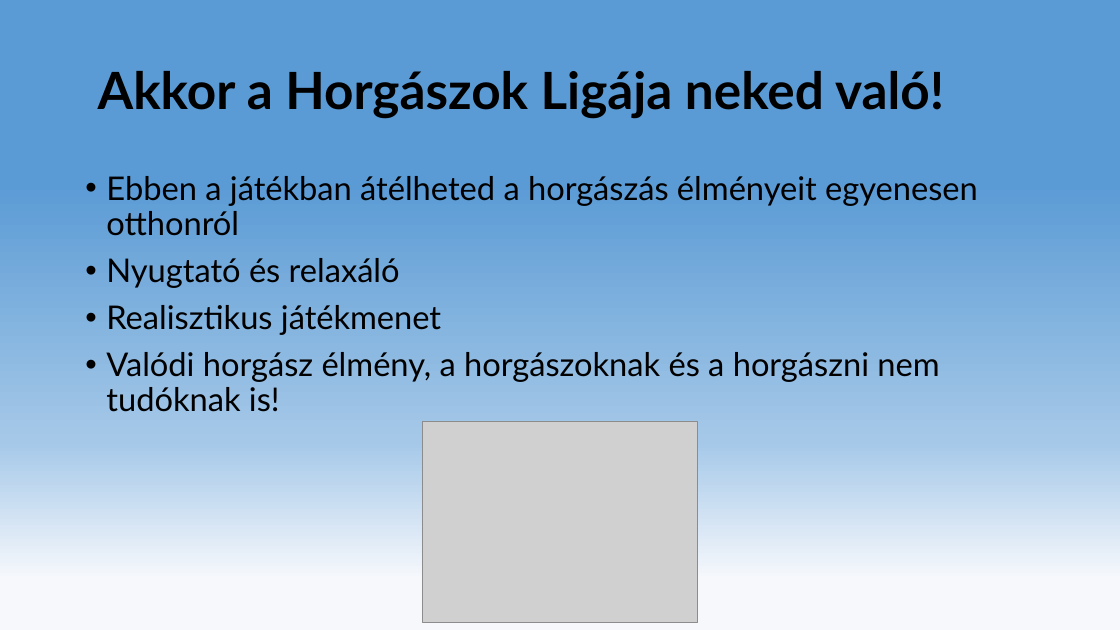
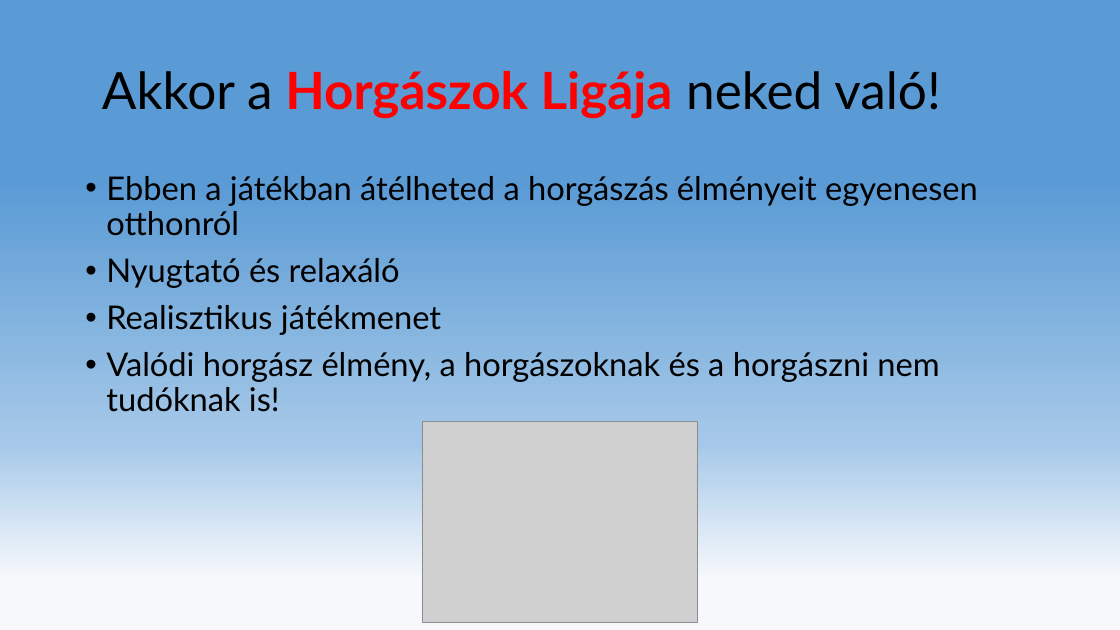
Before and after one commit to zalan0815/fishing_sim, a slide deck: slide 3 of Horgász szimulátor.pptx. Drawn at 1120x630 pixels with LibreOffice and Linux fonts; fonts in the diff are those of the drawing; grey boxes stand for pictures; background and template pictures are left out. Boxes give left, top, right and bottom in pixels: in the first picture for what was removed or moved away, otherwise in the second. Text is boxed around its words. In the diff, an @@ line names an element or a change of style, - is before the commit and + after.

Commit message:
ppt #13

```diff
--- a/Horgász szimulátor.pptx
+++ b/Horgász szimulátor.pptx
@@ title "Akkor a Horgászok Ligája neked ..." at (102, 71, 940, 119): text colour #000000 to #FF0000 in "Horgászok Ligája"; bold off in "Akkor a neked való!" @@
```
